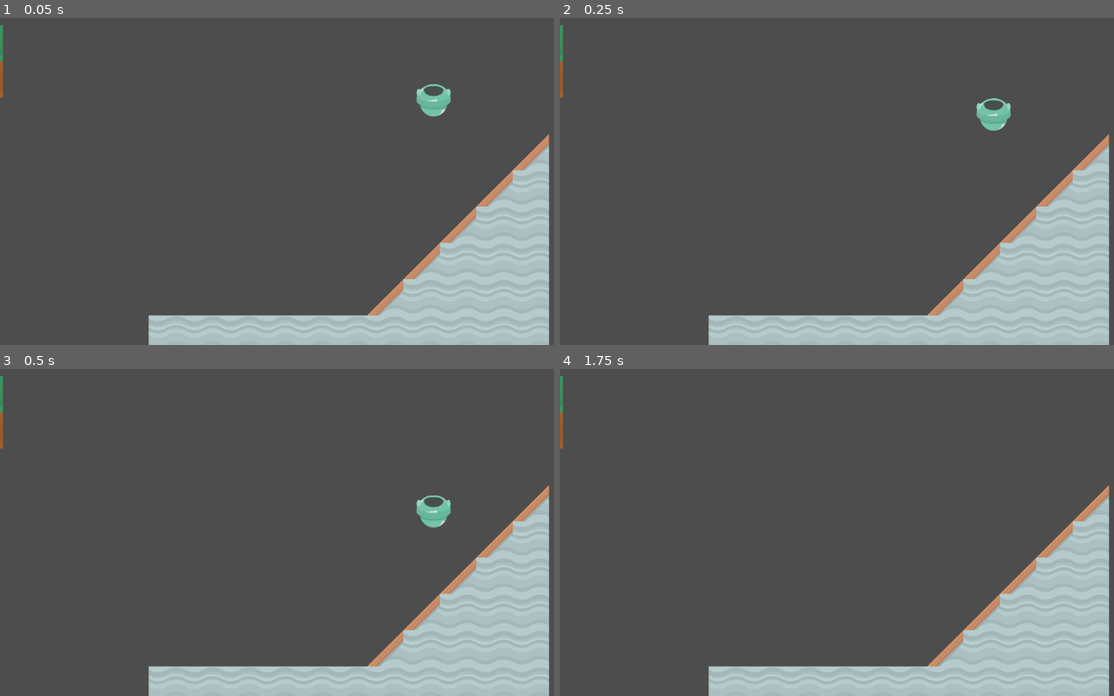
Above: before the commit, frames 1-4 (two rows, left to right).
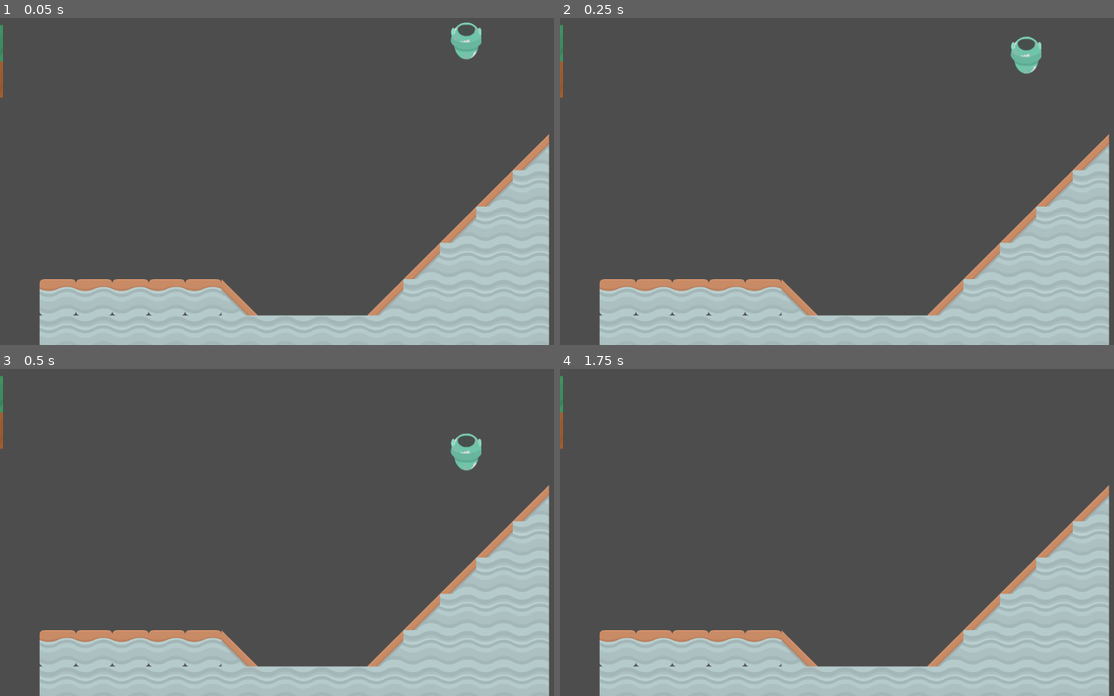
Above: after the commit, the same moments.

Repository: pisi774/Platform-Industrial
Game: Godot game, scene res://node_2d.tscn
Two runs of this game, one before a commit and one after it. Both use one fixed random seed, a clock stepped at 60 frames per second and the inputs below.
Inputs:
- Up to frame 1 (0.05 s): no input
- Up to frame 2 (0.25 s): no input
- Up to frame 3 (0.5 s): no input
- Up to frame 4 (1.75 s): no input

The runs differ from the first frame. In frame 1, 6.6% of the frame differs, in the area x 7-87%, y 1-100%; in frame 2, 6.6%, in the area x 7-87%, y 5-100%; in frame 3, 6.6%; in frame 4, 5.8%.

Commit message:
ajuste na nave espacial
ajuste na nave espacial

Diff:
--- a/node_2d.tscn
+++ b/node_2d.tscn
@@ -4,7 +4,7 @@
 [ext_resource type="Texture2D" uid="uid://tunhyd6xq218" path="res://kenney_alien-ufo-pack/PNG/shipGreen_damage2.png" id="2_0e48y"]
 
 [sub_resource type="CircleShape2D" id="CircleShape2D_epypp"]
-radius = 37.0135
+radius = 40.0
 
 [node name="Node2D" type="Node2D"]
 
@@ -12,16 +12,16 @@
 position = Vector2(6, 31)
 tile_set = ExtResource("1_wtcfe")
 format = 2
-layer_0/tile_data = PackedInt32Array(131066, 720896, 7, 1310 …(4686 unchanged characters)…  0, 458765, 262144, 0, 524295, 262144, 0)
+layer_0/tile_data = PackedInt32Array(131066, 720896, 7, 1310 …(4686 unchanged characters)…  0, 458765, 262144, 0, 524295, 262144, 0, 458758, 327680, 0, 458756, 0, 0, 458757, 0, 0, 524291, 262144, 0, 458755, 0, 0, 458754, 0, 0, 458753, 0, 0, 524289, 262144, 0, 524290, 262144, 0)
 
 [node name="RigidBody2D" type="RigidBody2D" parent="TileMap"]
-position = Vector2(-674, 892)
+position = Vector2(-611, 779)
 
 [node name="CollisionShape2D" type="CollisionShape2D" parent="TileMap/RigidBody2D"]
 position = Vector2(1502, -750)
 shape = SubResource("CircleShape2D_epypp")
 
-[node name="ShipGreenDamage2" type="Sprite2D" parent="TileMap/RigidBody2D"]
-position = Vector2(1502, -747.5)
-scale = Vector2(0.532257, 0.926471)
+[node name="ShipGreenDamage2" type="Sprite2D" parent="TileMap/RigidBody2D/CollisionShape2D"]
+position = Vector2(-2.00272e-05, 1)
+scale = Vector2(0.475807, 1.05882)
 texture = ExtResource("2_0e48y")
